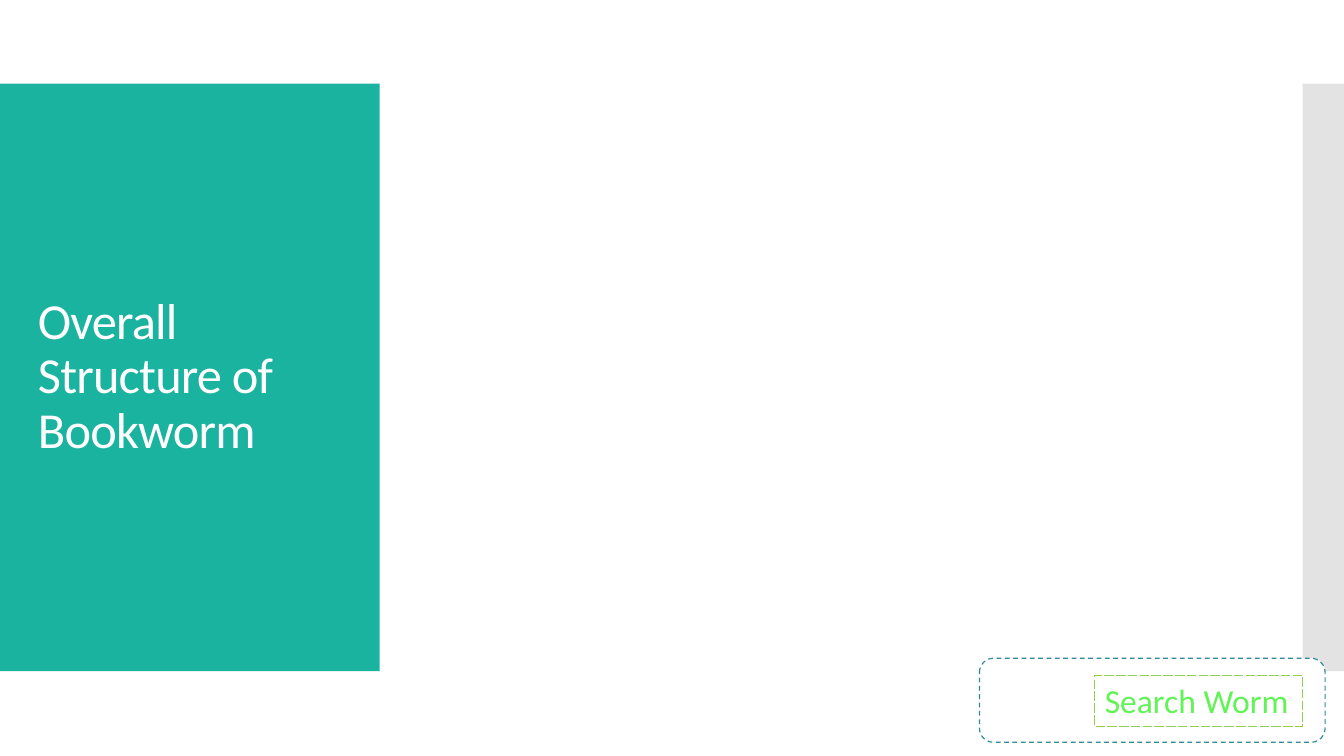
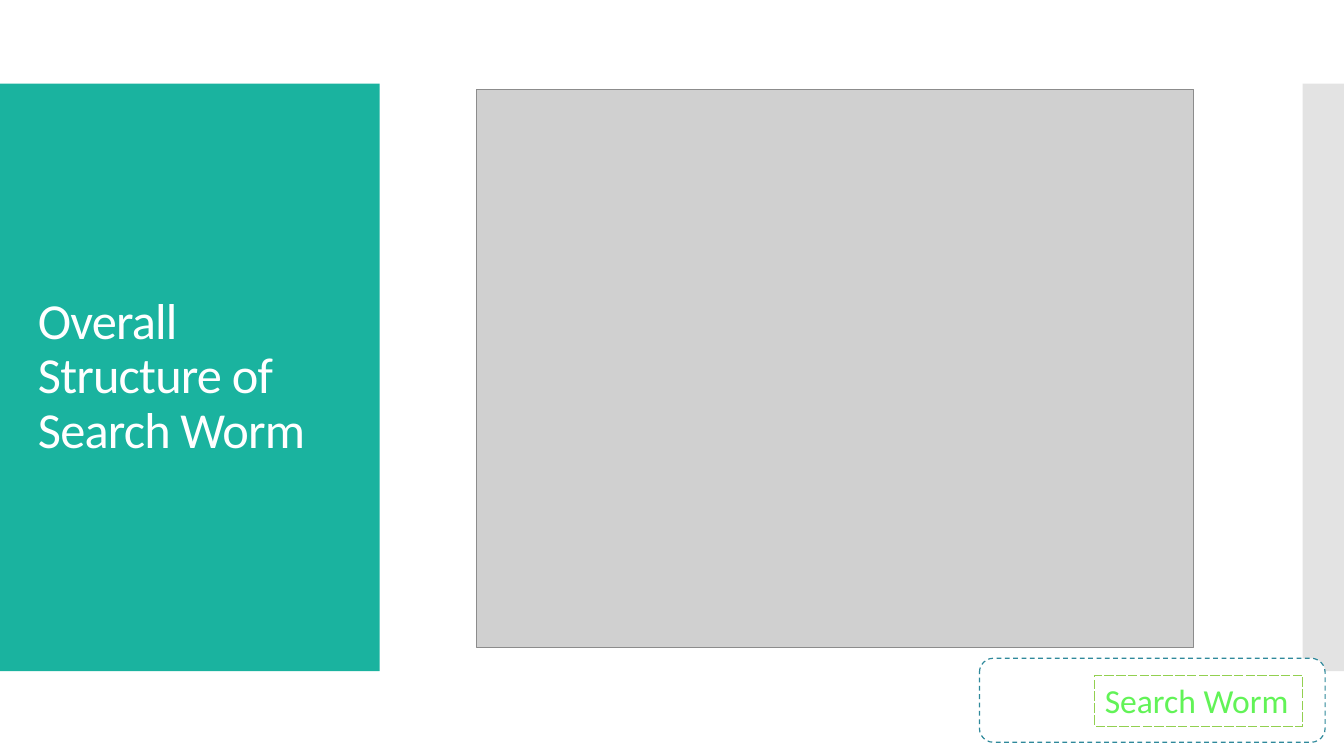
Before and after one commit to Deepankar01/SearchWorm, a slide deck: slide 6 of Presentation/Implementation of sentiment analysis on unstructured data.pptx. Drawn at 1344x756 pixels with LibreOffice and Linux fonts; fonts in the diff are those of the drawing; grey boxes stand for pictures; background and template pictures are left out. Boxes give left, top, right and bottom in pixels: in the first picture for what was removed or moved away, otherwise in the second. Text is boxed around its words. In the diff, an @@ line names an element or a change of style, - is before the commit and + after.

Commit message:
Added the overall Architecture

```diff
--- a/Presentation/Implementation of sentiment analysis on unstructured data.pptx
+++ b/Presentation/Implementation of sentiment analysis on unstructured data.pptx
@@ picture added at box(477, 90, 1194, 647) @@
@@ title at box(38, 304, 305, 449): text changed @@
-Overall Structure of Bookworm
+Overall Structure of Search Worm
```
Also in this commit, not shown: 1 other slide changed, 1 other file.
